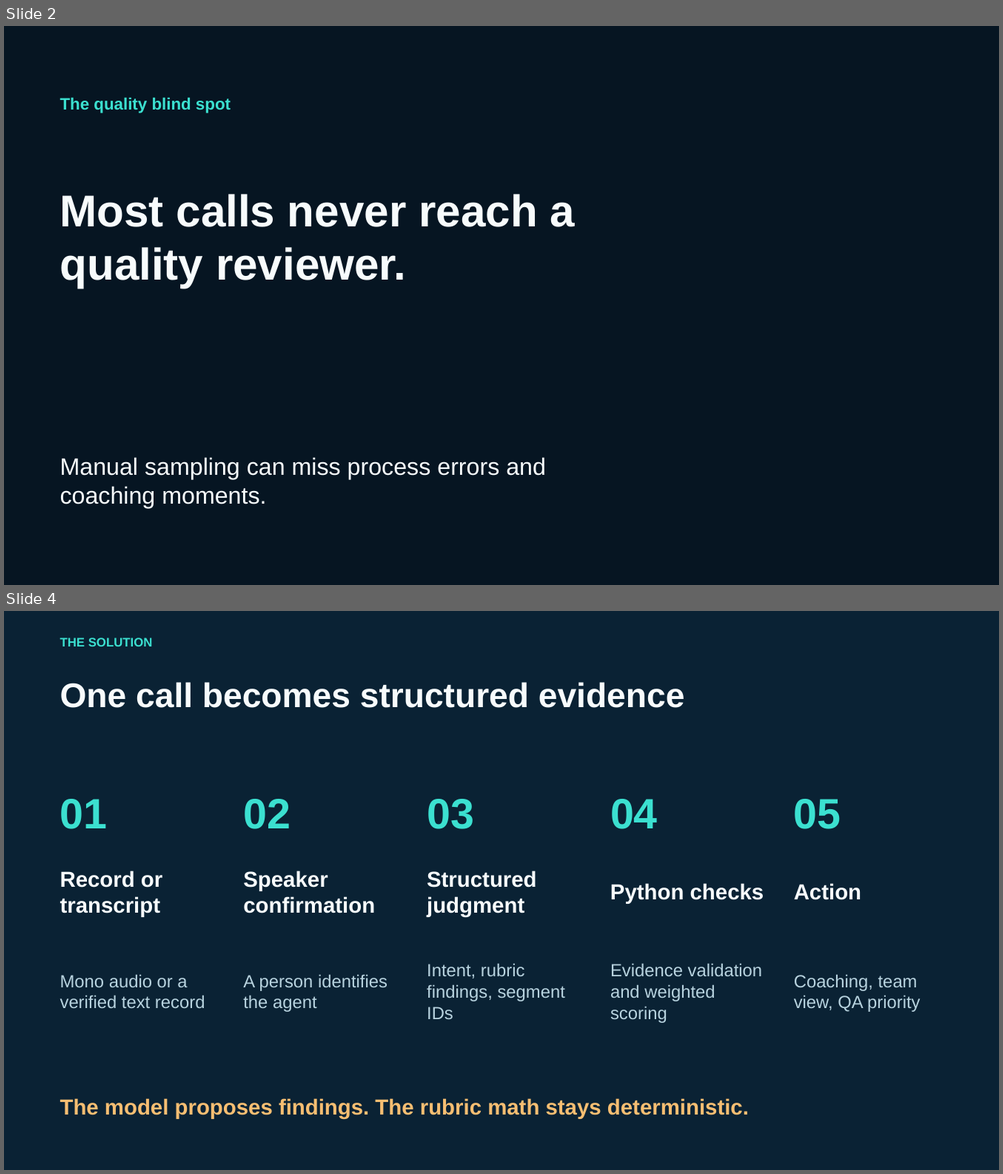
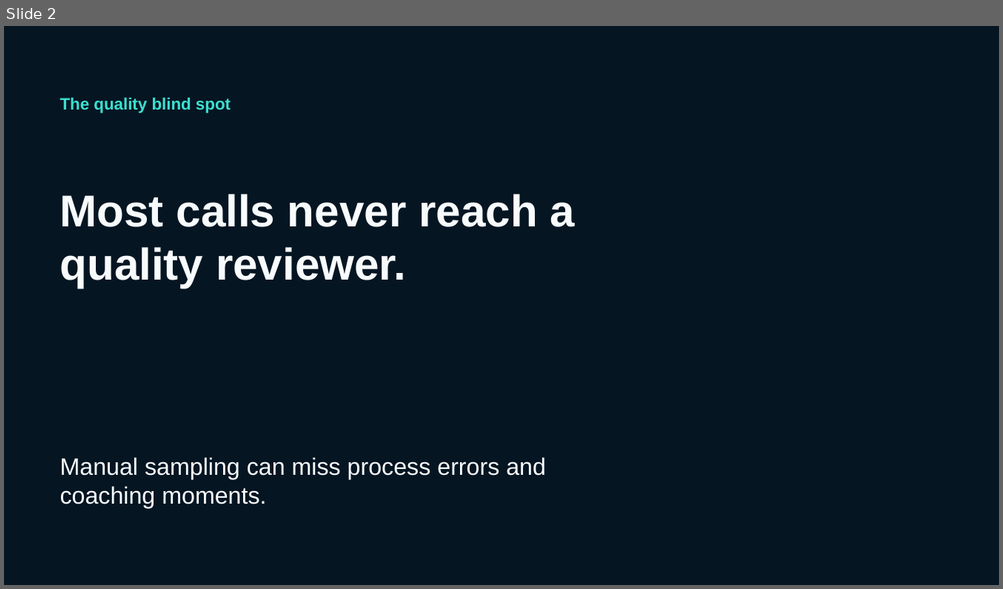
Before and after one commit to XTEP63/calliq-ai, a slide deck: presentation/output/CallIQ-innovation-demo.pptx. Shown one above the other, each under a label of ours: slides 2 and 4 before the commit, slide 2 after it; the slides between them are not shown. The pictures are 1003x1174 and 1003x589 pixels, drawn with LibreOffice and Linux fonts; fonts in the diff are those of the drawing; background and template pictures are left out. Boxes give left, top, right and bottom in pixels: in the first picture for what was removed or moved away, otherwise in the second. Text is boxed around its words. In the diff, an @@ line names an element or a change of style, - is before the commit and + after.

Commit message:
Revise CallIQ pitch deck for solo product story

```diff
--- a/presentation/output/CallIQ-innovation-demo.pptx
+++ b/presentation/output/CallIQ-innovation-demo.pptx
@@ slide 4 removed at bbox=[4, 611, 999, 1170], background #0A2234 @@
@@ text removed at bbox=[60, 638, 153, 647] @@
-THE SOLUTION
@@ text removed at bbox=[60, 682, 685, 708] @@
-One call becomes structured evidence
@@ text removed at bbox=[60, 799, 108, 829] @@
-01
@@ text removed at bbox=[243, 799, 290, 829] @@
-02
@@ text removed at bbox=[427, 799, 474, 829] @@
-03
@@ text removed at bbox=[610, 799, 657, 829] @@
-04
@@ text removed at bbox=[794, 799, 841, 829] @@
-05
@@ text removed at bbox=[60, 871, 162, 917] @@
-Record or transcript
@@ text removed at bbox=[243, 871, 375, 914] @@
-Speaker confirmation
@@ text removed at bbox=[427, 871, 537, 917] @@
-Structured judgment
@@ text removed at bbox=[610, 883, 764, 904] @@
-Python checks
@@ text removed at bbox=[794, 883, 861, 900] @@
-Action
@@ text removed at bbox=[427, 963, 565, 1019] @@
-Intent, rubric findings, segment IDs
@@ text removed at bbox=[610, 963, 762, 1023] @@
-Evidence validation and weighted scoring
@@ text removed at bbox=[60, 974, 205, 1008] @@
-Mono audio or a verified text record
@@ text removed at bbox=[243, 974, 387, 1012] @@
-A person identifies the agent
@@ text removed at bbox=[794, 974, 920, 1012] @@
-Coaching, team view, QA priority
@@ text removed at bbox=[60, 1099, 748, 1119] @@
-The model proposes findings. The rubric math stays deterministic.
```
Also in this commit, not shown: 2 slides changed, 8 slides added, 7 other slides removed, 5 other files.
